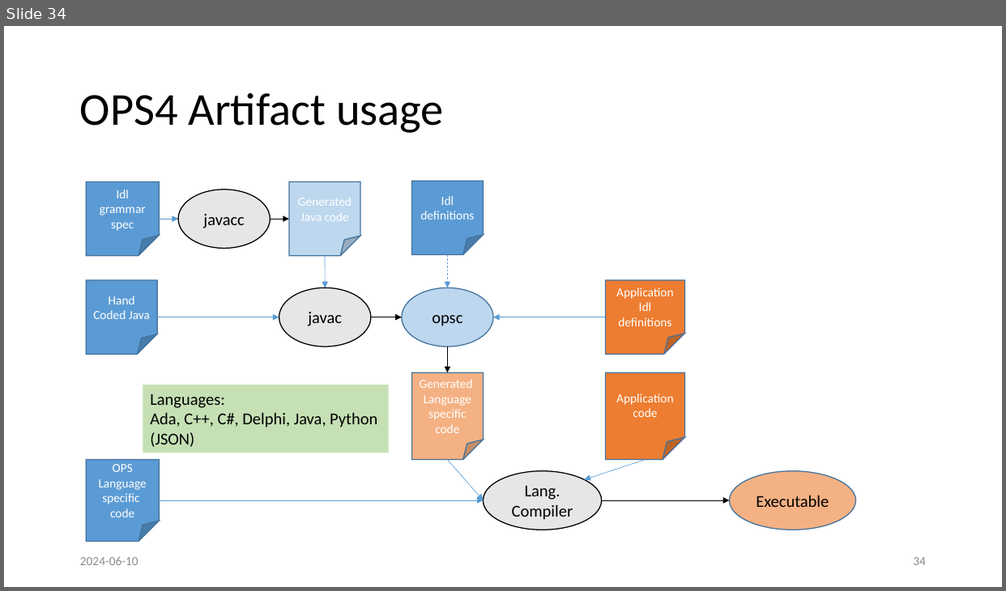
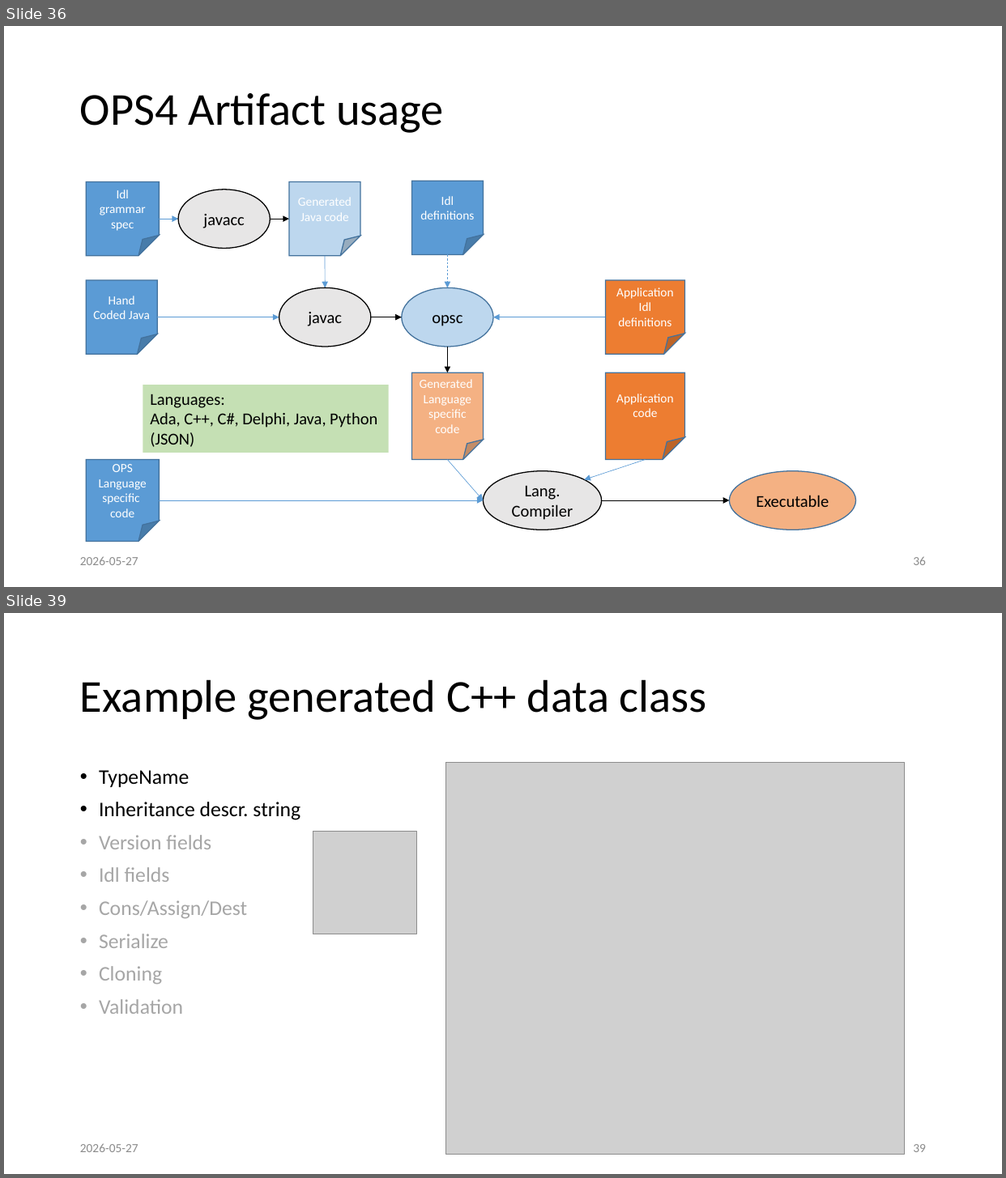
Before and after one commit to LelleAnd/ops, a slide deck: Doc/Ppt/OPS4 in depth.pptx. Shown one above the other, each under a label of ours: slide 34 before the commit, slides 36 and 39 after it; the slides between them are not shown. The pictures are 1006x591 and 1006x1178 pixels, drawn with LibreOffice and Linux fonts; fonts in the diff are those of the drawing; grey boxes stand for pictures. Boxes give left, top, right and bottom in pixels: in the first picture for what was removed or moved away, otherwise in the second. Text is boxed around its words. In the diff, an @@ line names an element or a change of style, - is before the commit and + after.

```diff
--- a/Doc/Ppt/OPS4 in depth.pptx
+++ b/Doc/Ppt/OPS4 in depth.pptx
@@ slide 39 added at (4,613,1002,1174), background #FFFFFF @@
@@ title added at (80,679,707,720), 44 pt, text #000000 @@
+Example generated C++ data class
@@ text added at (99,770,300,1014), 20 pt, text #A6A6A6 @@
+• TypeName
+• Inheritance descr. string
+• Version fields
+• Idl fields
+• Cons/Assign/Dest
+• Serialize
+• Cloning
+• Validation
@@ picture added at (445,763,905,1155) @@
@@ picture added at (313,832,417,935) @@
@@ text added at (80,1144,138,1152), 12 pt, text #8C8C8C @@
+2026-05-27
@@ page number added at (913,1144,926,1152), 12 pt, text #8C8C8C @@
+39
@@ what was slide 34 is now slide 36 @@
@@ slide 36 changed as well @@
@@ text at (80,557,138,565): text changed @@
-2024-06-10
+2026-05-27
@@ page number at (913,557,926,565): text changed @@
-34
+36
```
Also in this commit, not shown: 32 other slides changed, 18 other slides added, 4 slides removed.
